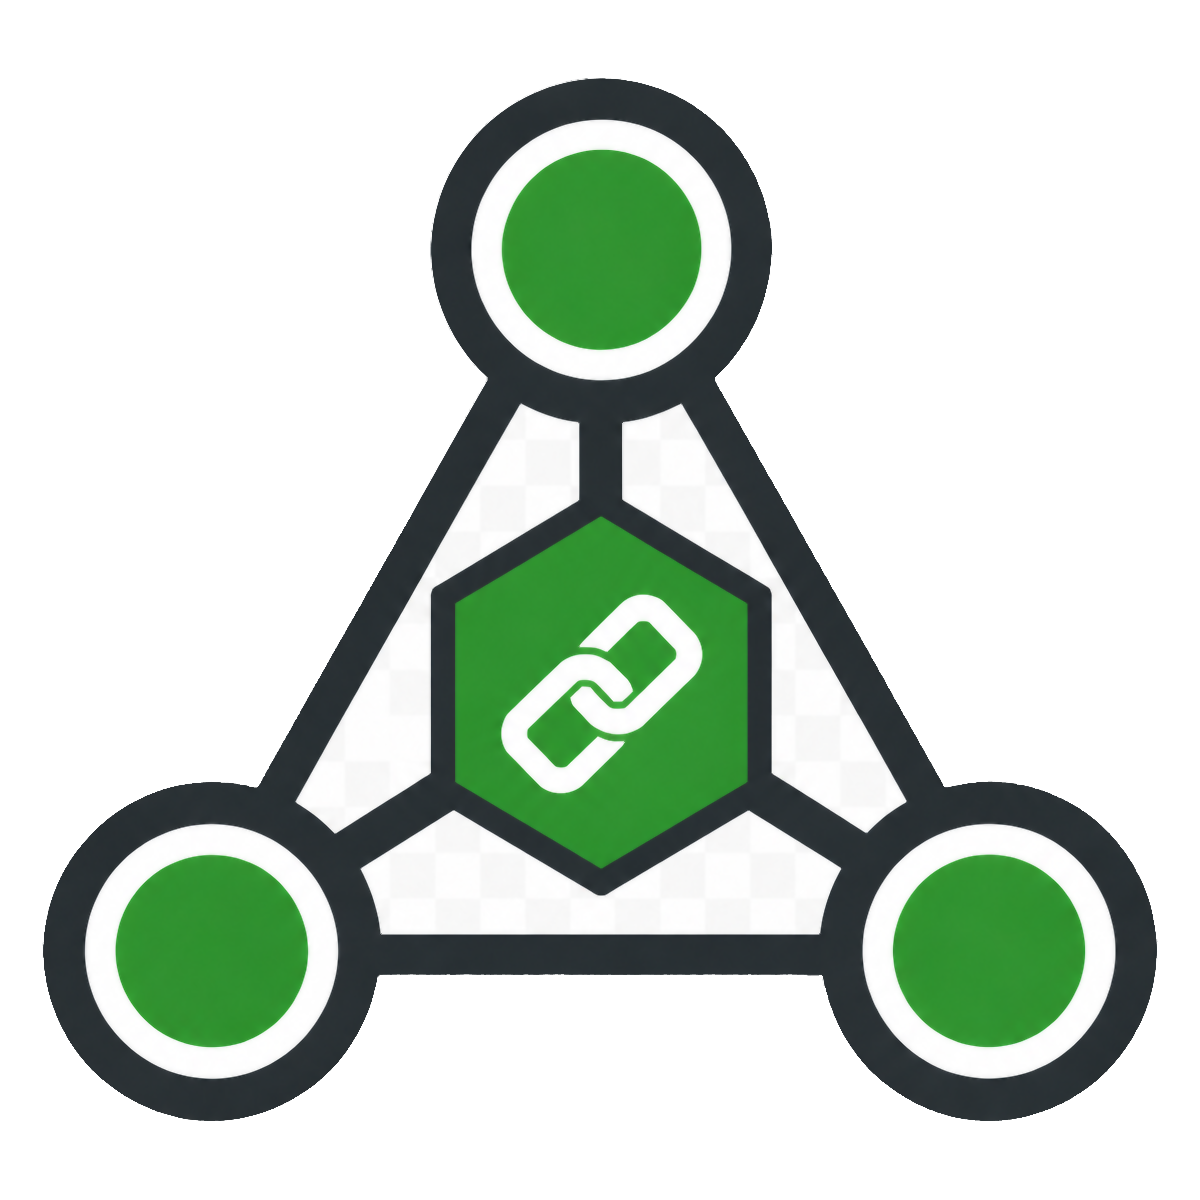
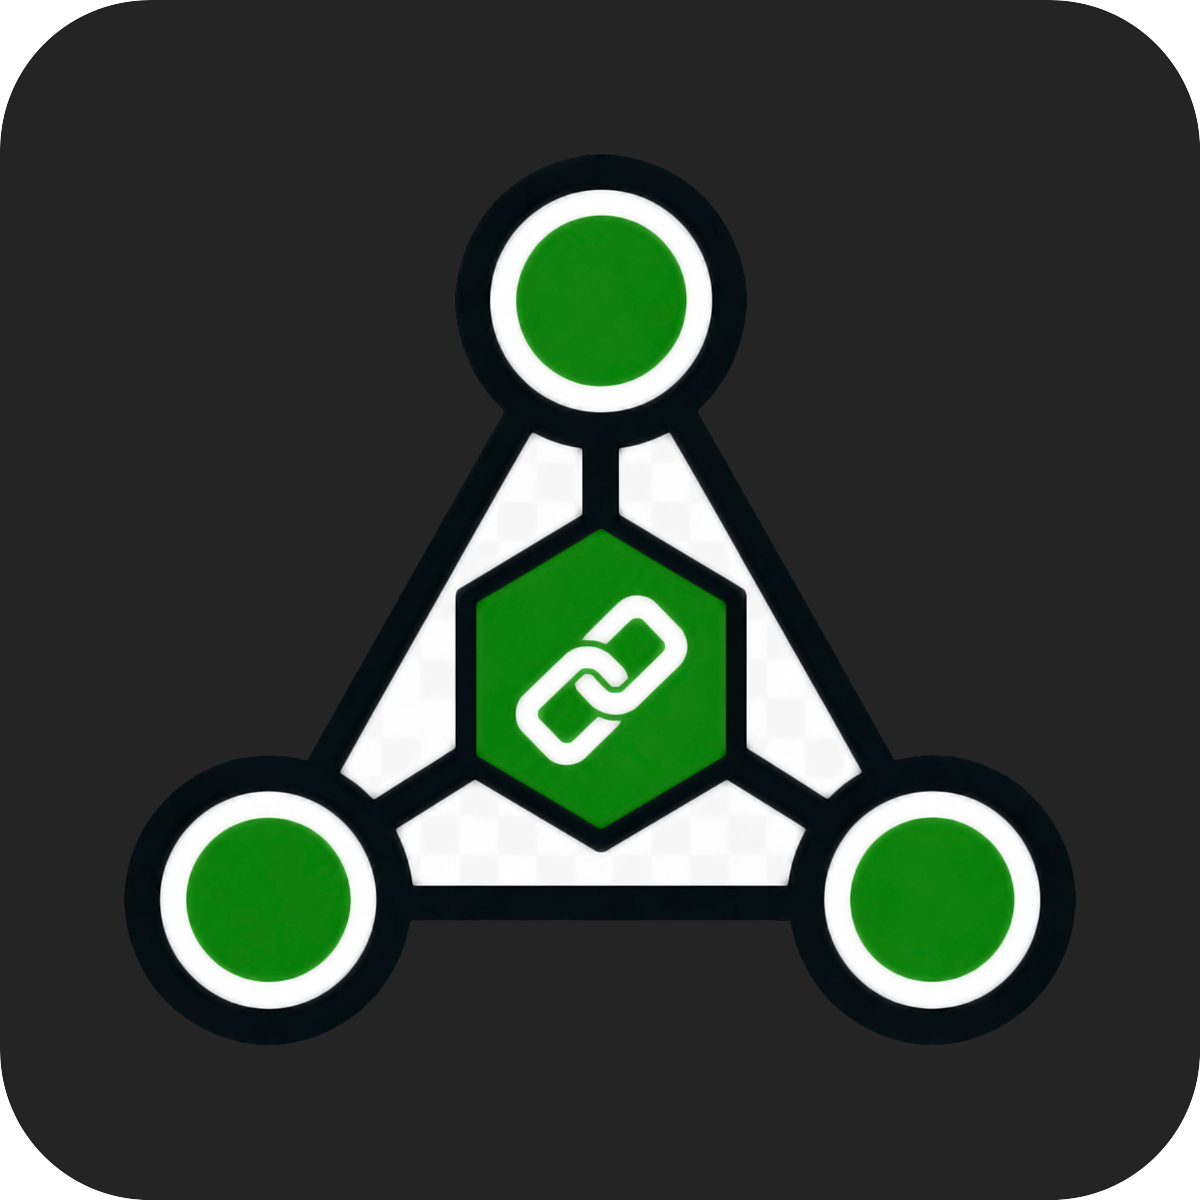
Revision of a layered 1200px x 1200px image; what changed, layer by layer:
renamed "Layer 0 copy 3" to "logo", painted on it over 42, 78, 1158, 1122
added layer "Rounded Rectangle 1" above "Base" over 0, 0, 1200, 1200